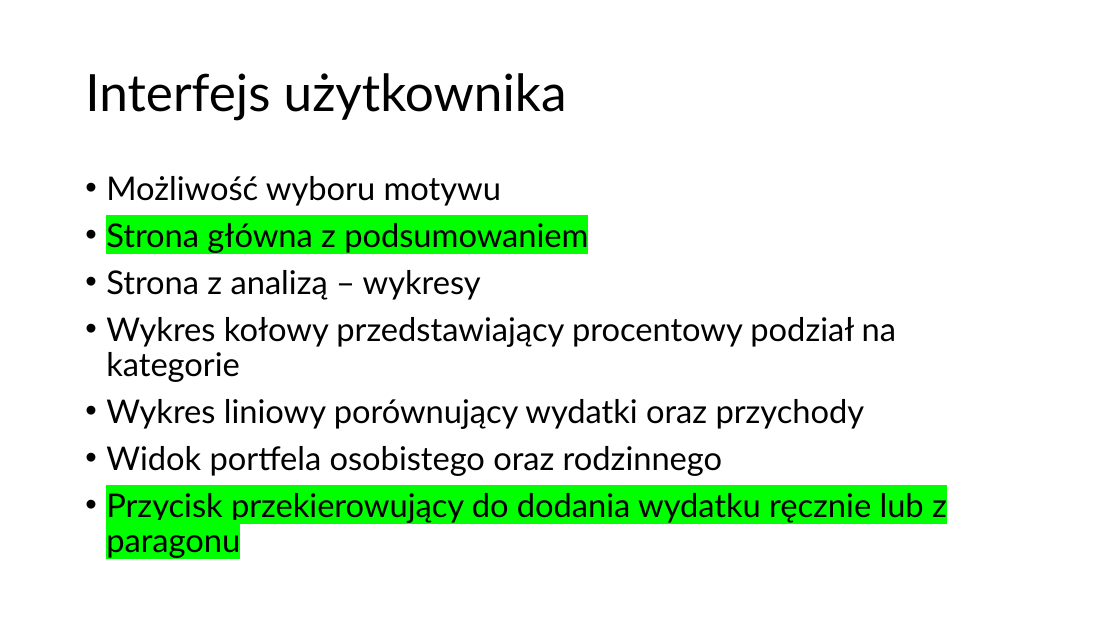
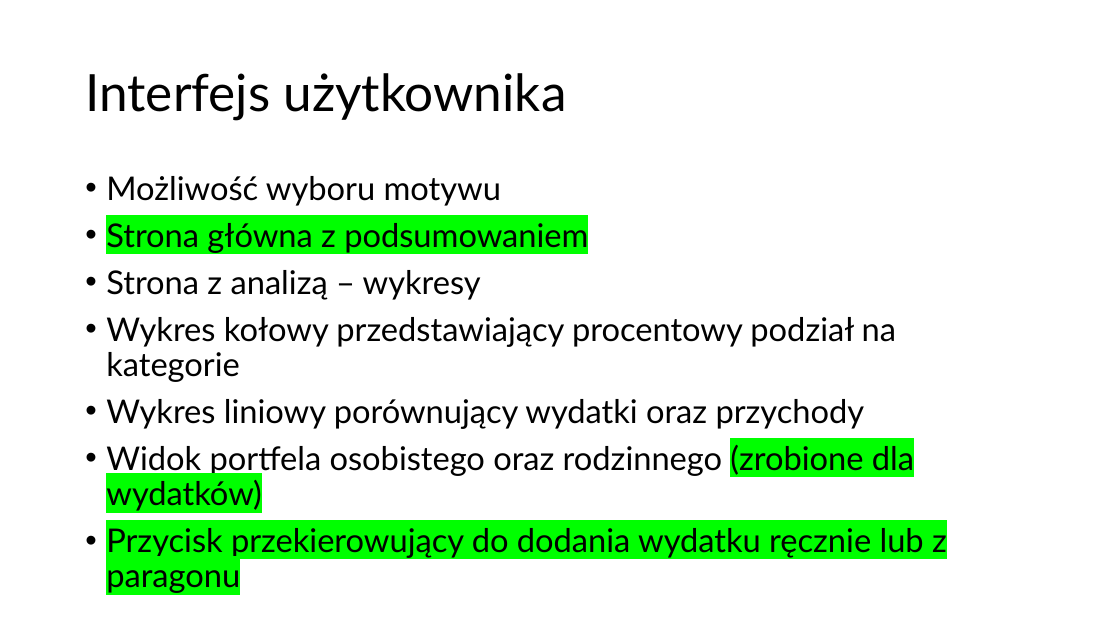
Before and after one commit to kwonbx/finance-app, a slide deck: slide 6 of Prezentacja-zalozen.pptx. Drawn at 1120x630 pixels with LibreOffice and Linux fonts; fonts in the diff are those of the drawing. Boxes give left, top, right and bottom in pixels: in the first picture for what was removed or moved away, otherwise in the second. Text is boxed around its words. In the diff, an @@ line names an element or a change of style, - is before the commit and + after.

```diff
--- a/Prezentacja-zalozen.pptx
+++ b/Prezentacja-zalozen.pptx
@@ text at [106,445,914,511]: text changed @@
-• Widok portfela osobistego oraz rodzinnego
+• Widok portfela osobistego oraz rodzinnego (zrobione dla wydatków)
```
Also in this commit, not shown: 2 other slides changed, 13 other files.
